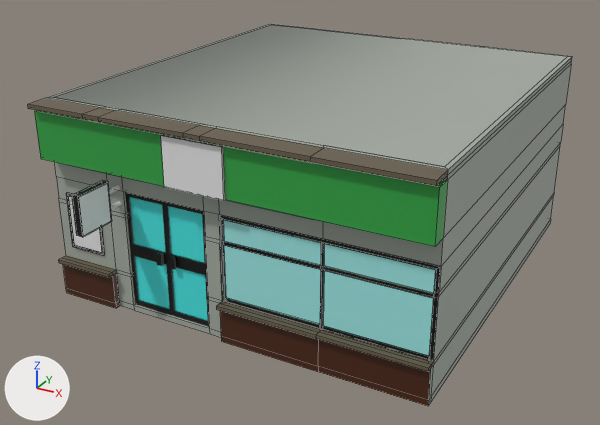
The FBX model Ordeals on the Bus/Assets/Models/Buildings/7ELEVEN.fbx as it was, and as the next commit left it.
One viewpoint serves both versions: a 50 mm camera at (19.1, -38.2, 21.1) aimed at (-0.5, -2.6, 3.3). The lights are fixed; the arrows at lower left show +X, +Y and +Z. Mesh edges are drawn as thin lines on the coarser meshes. Where no turn or scale is listed for an object, it has been applied to the vertices. Vertices at the same position are counted once.
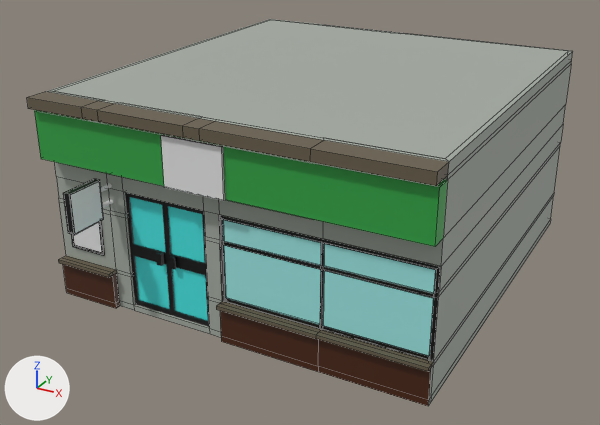
Pixel boxes [x1, y1, x2, y2] of what changed, in the pictures (600 x 425 px; the box of a moved part takes in the faces that stretch with it):
'Cube', reshaped: before [28, 24, 572, 406]; after [27, 19, 573, 406]
'Cube.006', moved: before [72, 180, 112, 237]; after [63, 179, 104, 235]
part 1 of me_cube, moved or reshaped: before [28, 24, 572, 186]; after [27, 19, 573, 186]

Diff of the bpy script that builds the scene:
```diff
--- a/Ordeals on the Bus/Assets/Models/Buildings/7ELEVEN.fbx.py
+++ b/Ordeals on the Bus/Assets/Models/Buildings/7ELEVEN.fbx.py
@@ me_cube @@
 # used by ob_cube; location = (0.0, 0.0, 0.0)
-me_cube.from_pydata(...)  # 402 vertices, 391 faces; spans x -10.0..10.0, y -11.6..10.4, z -0.2..10.3
+me_cube.from_pydata(...)  # 403 vertices, 393 faces; spans x -10.0..10.0, y -11.6..10.4, z -0.2..10.6
+# me_cube part 1
+# 2 vertices are removed from x -9.8..-6.5, y -10.2, z 10.0..10.3
+# 10 faces are deleted
+# 34 vertices in x -10.0..10.0, y -11.6..10.4, z 10.3 move by (0.0, 0.0, 0.3)
+# 2 vertices move from x -0.4..4.7, y -10.2, z 10.0 to x -0.4..4.7, y -10.2, z 10.4
+# 3 vertices are added at (-9.8, -10.2, 10.4), (-6.5, -10.2, 10.4), (-9.8, -10.2, 10.6)
+# 12 new faces join them, mat_7evelven_walls (grey #a6ada4)
 me_cube.materials.append(mat_7evelven_walls)
@@ ob_cube_006 @@
 ob_cube_006 = bpy.data.objects.new('Cube.006', me_cube_007)
-ob_cube_006.location = (-6.09, -12.17, 6.03)
+ob_cube_006.location = (-6.59, -12.17, 6.03)
 ob_cube_006.rotation_euler = (-3.142, 0.0, 0.0)  # degrees (-180, 0, 0)
```
